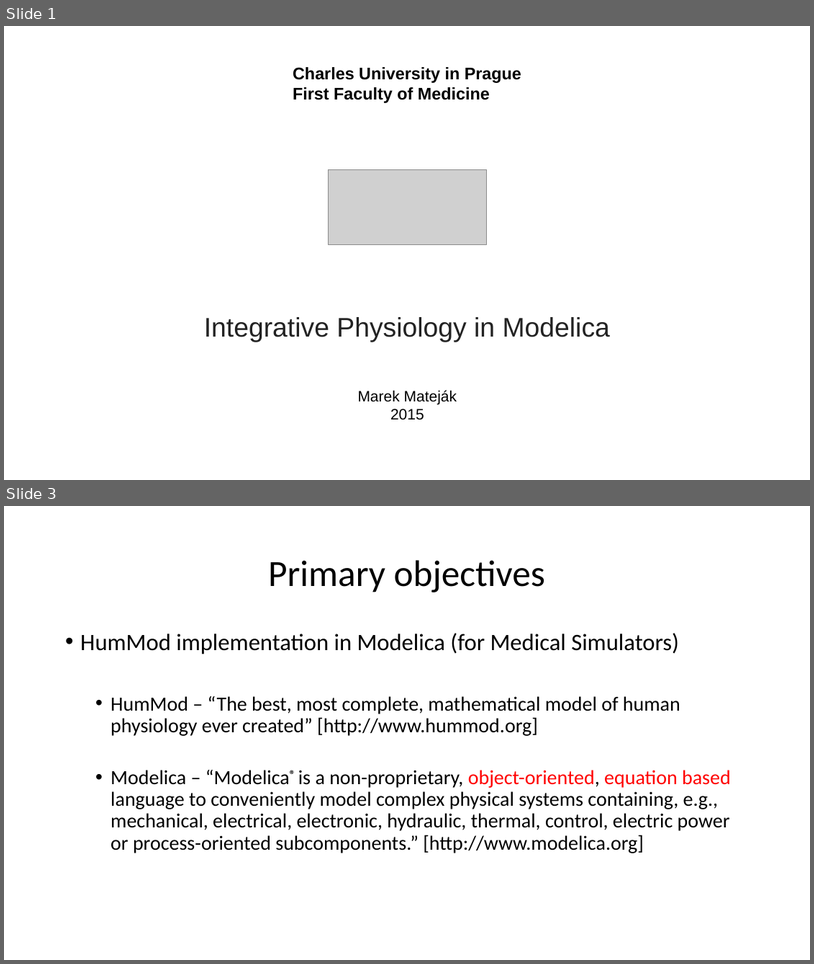
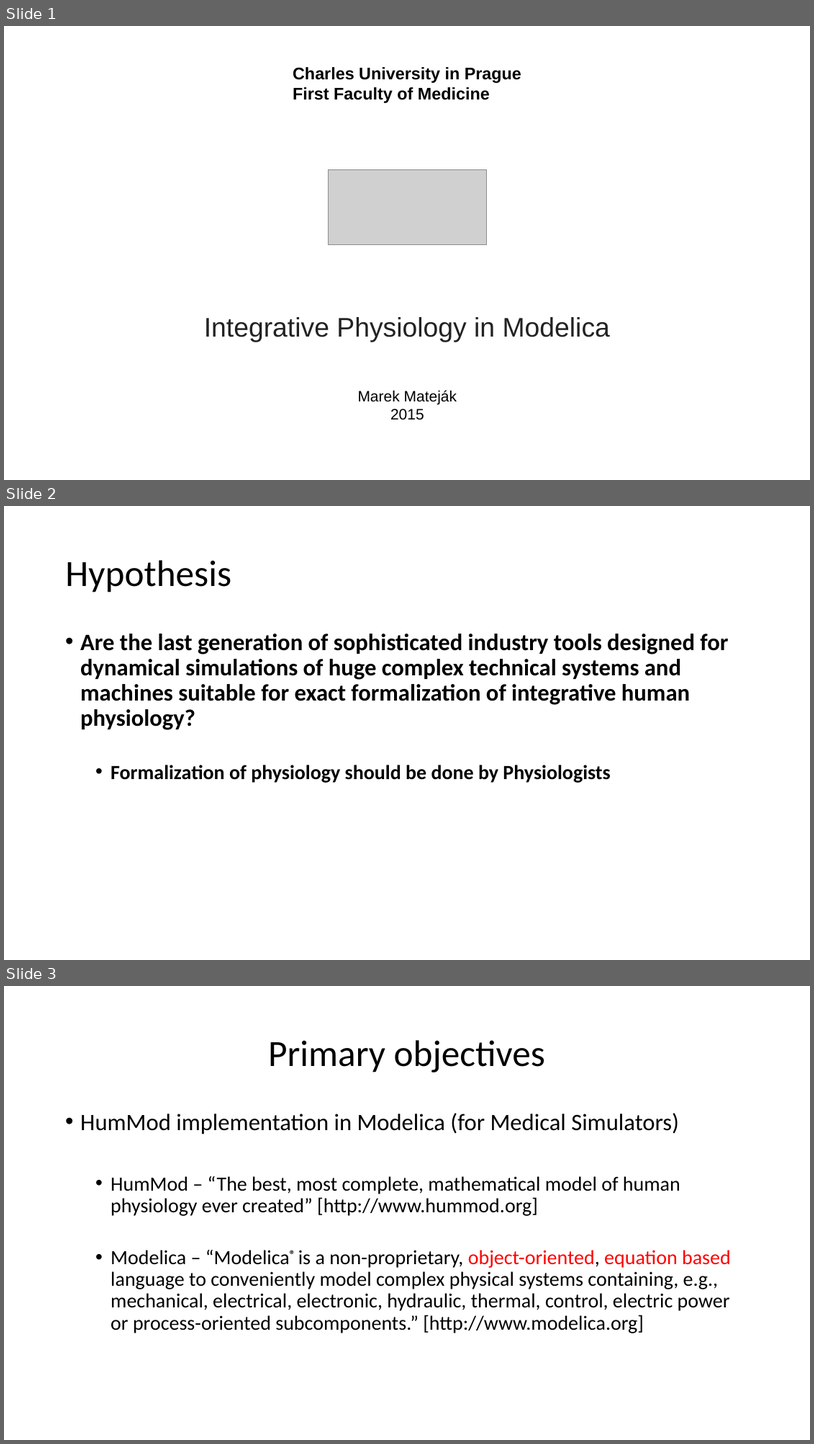
Before and after one commit to MarekMatejak/dissertation, a slide deck: obhajoba.ppt. Shown one above the other, each under a label of ours: slides 1 and 3 before the commit, slides 1, 2 and 3 after it; the slides between them are not shown. The pictures are 814x964 and 814x1444 pixels, drawn with LibreOffice and Linux fonts; fonts in the diff are those of the drawing; grey boxes stand for pictures. Boxes give left, top, right and bottom in pixels: in the first picture for what was removed or moved away, otherwise in the second. Text is boxed around its words. In the diff, an @@ line names an element or a change of style, - is before the commit and + after.

Commit message:
thermoregulation, presentation: hypothesis formulation

```diff
--- a/obhajoba.ppt
+++ b/obhajoba.ppt
@@ slide 2 added at (4,506,810,960), background #FFFFFF @@
@@ title added at (65,560,232,592), 44 pt, text #000000 @@
+Hypothesis
@@ text added at (80,633,728,782), 28 pt, text #000000, bold @@
+• Are the last generation of sophisticated industry tools designed for dynamical simulations of huge complex technical systems and machines suitable for exact formalization of integrative human physiology?
+  • Formalization of physiology should be done by Physiologists
```
Also in this commit, not shown: 2 slides changed, 1 slide removed, 1 other file.
